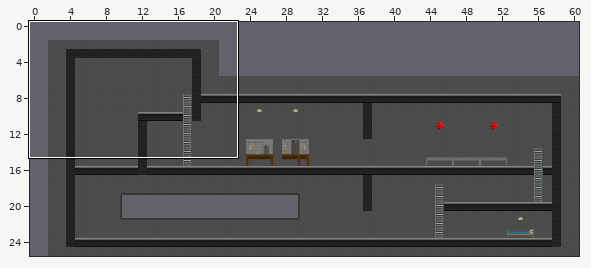
Two states of a Tiled map, resources/tilemap/zona_shelter.tmx. Above: a wide view before the commit, with the close-up outlined.
Close-up. Before:
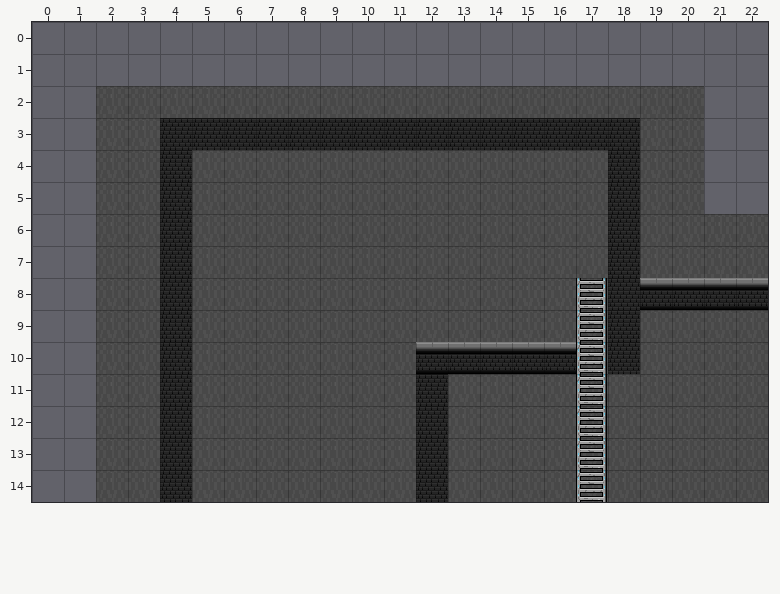
Cells are 32x32 px. Shown: x 0..22, y 0..14. The commit also changed other parts of the map, which this record leaves out. Tiles whose own drawing changed are shown in their newer look in all pictures.
The same view after the edit:
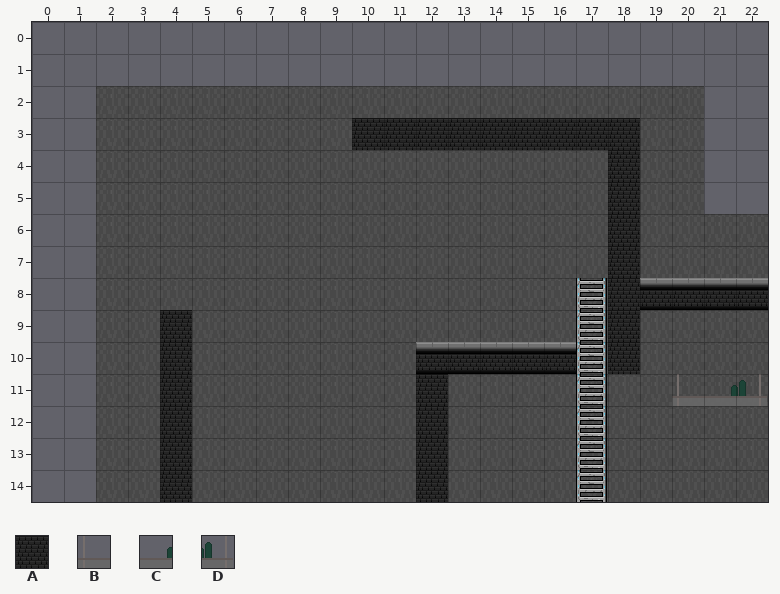
Key: from "template_tileset": A 5, B 115, C 116, D 117.
_ is an empty cell.
The exact change:
{"where": "layer \"Paredes\""}
{"y":3,"x":4,"old":"AAAAAA","new":"______"}
{"y":4,"x":4,"old":"A","new":"_"}
{"y":5,"x":4,"old":"A","new":"_"}
{"y":6,"x":4,"old":"A","new":"_"}
{"y":7,"x":4,"old":"A","new":"_"}
{"y":8,"x":4,"old":"A","new":"_"}
{"where": "layer \"Elements\""}
{"y":11,"x":20,"old":"___","new":"BCD"}
{"label":"removed","picture_box":[160,118,352,310]}
{"label":"added","picture_box":[672,374,767,406]}
